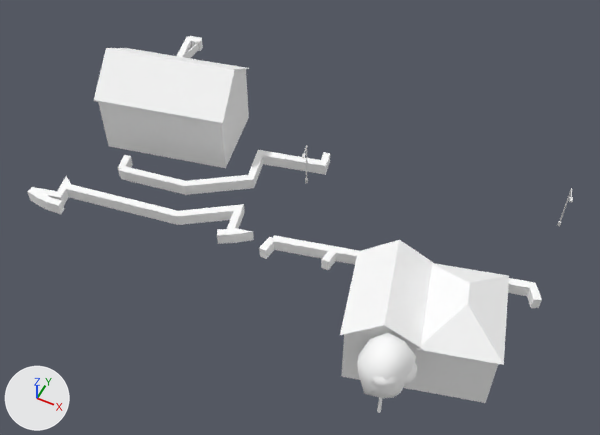
Two versions of the glTF model cities/arlov-borggatan/pack/tiles/c-9_-9.glb, one commit apart.
One viewpoint serves both versions: a 50 mm camera at (-479.2, -559.2, 68.2) aimed at (-505.9, -505.8, 1.5). The axes (+X, +Y, +Z) are drawn at lower left. The lights are the same throughout. The first picture is the older version. Where no turn or scale is listed for an object, it has been applied to the vertices. Vertices at exactly the same position are counted once.

The first picture shows 'SM_Building_w208688025', 'SM_Building_w208689945', 'SM_Building_w365052800', 'SM_Street_Furniture_-9_-9', 'SM_Trees_-9_-9', 'SM_Wall_Fence_-9_-9', 'SM_Wall_Hedge_-9_-9'.
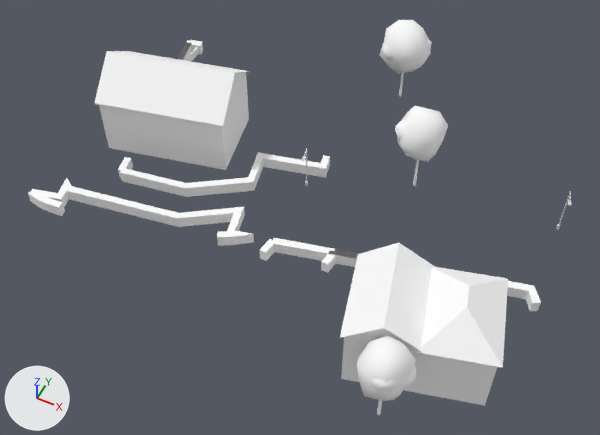
Changed parts and their boxes [x1, y1, x2, y2] in the pictures (600 x 435 px; the box of a moved part takes in the faces that stretch with it):
'SM_Building_w208688025', moved: before [94, 48, 249, 168]; after [94, 51, 249, 170]
'SM_Wall_Hedge_-9_-9', reshaped, moved: before [27, 36, 542, 308]; after [28, 40, 541, 311]
'SM_Building_w365052800', moved: before [413, 264, 509, 403]; after [412, 267, 508, 406]
'SM_Building_w208689945', moved: before [340, 240, 435, 390]; after [340, 243, 435, 392]
'SM_Trees_-9_-9', reshaped, moved, rescaled (51% wider, 389% taller): before [357, 333, 417, 413]; after [357, 20, 448, 415]
'SM_Street_Furniture_-9_-9', moved: before [302, 145, 573, 227]; after [302, 148, 571, 230]
'SM_Wall_Fence_-9_-9', moved: before [185, 36, 202, 58]; after [185, 40, 201, 61]
part 1 of me_sm_trees__9__9, moved or reshaped: before [377, 398, 382, 413]; after [399, 73, 404, 96]
part 2 of me_sm_trees__9__9, added: after [413, 160, 419, 186]
part 3 of me_sm_trees__9__9, moved or reshaped: before [357, 333, 416, 398]; after [357, 335, 416, 401]
part 4 of me_sm_trees__9__9, moved or reshaped (mostly hidden): before [404, 362, 417, 385]; after [403, 365, 416, 387]
part 5 of me_sm_trees__9__9, moved or reshaped: before [370, 376, 400, 387]; after [369, 379, 399, 390]
part 6 of me_sm_trees__9__9, added: after [380, 20, 431, 74]
part 7 of me_sm_trees__9__9, added (mostly hidden): after [382, 43, 394, 60]
part 8 of me_sm_trees__9__9, added: after [397, 106, 448, 162]
part 9 of me_sm_trees__9__9, added: after [395, 119, 405, 141]
part 10 of me_sm_wall_hedge__9__9, moved or reshaped: before [27, 150, 358, 270]; after [28, 153, 360, 273]
part 11 of me_sm_wall_hedge__9__9, moved or reshaped: before [177, 36, 203, 57]; after [177, 40, 203, 60]
part 12 of me_sm_wall_hedge__9__9, moved or reshaped: before [509, 278, 540, 294]; after [508, 281, 539, 297]

Diff of the bpy script that builds the scene:
```diff
--- a/cities/arlov-borggatan/pack/tiles/c-9_-9.glb.py
+++ b/cities/arlov-borggatan/pack/tiles/c-9_-9.glb.py
@@ me_sm_trees__9__9 @@
 # used by ob_sm_trees__9__9; location = (-489.41, -522.83, 5.75); scale = (5.44, 5.44, 5.44)
-me_sm_trees__9__9.from_pydata(...)  # 138 vertices, 252 faces; spans x -0.47..0.47, y -0.46..0.46, z -1.0..1.0
+me_sm_trees__9__9.from_pydata(...)  # 414 vertices, 756 faces; spans x -0.43..0.43, y -1.0..1.0, z -0.23..0.23
+# me_sm_trees__9__9 part 1: the loose piece of 12 vertices spanning x -0.05..0.02, y -0.01..0.05, z -1.0..-0.15 is scaled about its middle by (0.219, 0.219, 0.226), then moved by (-0.29, 0.86, 0.44)
+# me_sm_trees__9__9 part 2: the loose piece of 12 vertices spanning x -0.05..0.02, y -0.01..0.05, z -1.0..-0.15 is copied, and the copy is scaled about its middle by (0.228, 0.228, 0.23), then moved by (0.01, 0.28, 0.44); it spans x -0.01..0.01, y 0.29..0.31, z -0.23..-0.03
+# me_sm_trees__9__9 part 3: the loose piece of 42 vertices spanning x -0.47..0.39, y -0.41..0.46, z -0.19..1.0 is scaled about its middle by 0.228, then moved by (0.35, -0.91, -0.32)
+# me_sm_trees__9__9 part 4: the loose piece of 42 vertices spanning x -0.07..0.47, y -0.19..0.33, z 0.19..0.59 is scaled about its middle by 0.228, then moved by (0.17, -0.95, -0.3)
+# me_sm_trees__9__9 part 5: the loose piece of 42 vertices spanning x -0.17..0.3, y -0.46..0.03, z 0.39..0.77 is scaled about its middle by 0.228, then moved by (0.27, -0.73, -0.45)
+# me_sm_trees__9__9 part 6: a new loose piece of 42 vertices spanning x -0.43..-0.18, y 0.76..1.0, z -0.04..0.23, in mat_m_leaf (white #ffffff)
+# me_sm_trees__9__9 part 7: a new loose piece of 42 vertices spanning x -0.42..-0.27, y 0.76..0.91, z 0.03..0.16, in mat_m_leaf (white #ffffff)
+# me_sm_trees__9__9 part 8: a new loose piece of 42 vertices spanning x -0.12..0.1, y 0.19..0.4, z -0.05..0.21, in mat_m_leaf (white #ffffff)
+# me_sm_trees__9__9 part 9: a new loose piece of 42 vertices spanning x -0.12..0.01, y 0.22..0.35, z 0.06..0.16, in mat_m_leaf (white #ffffff)
+# other edits to the shape of me_sm_trees__9__9 do not show in these pictures
 me_sm_trees__9__9.materials.append(mat_m_bark_wood)
@@ me_sm_wall_hedge__9__9 @@
-me_sm_wall_hedge__9__9.from_pydata(...)  # 240 vertices, 353 faces; spans x -27.4..27.4, y -16.3..16.3, z -0.9..0.9
+me_sm_wall_hedge__9__9.from_pydata(...)  # 234 vertices, 341 faces; spans x -27.4..27.4, y -16.3..16.3, z -0.7..0.7
+# me_sm_wall_hedge__9__9 part 10: 17 vertices moved from x -6.1..6.6, y -11.8..-2.7, z -0.8..0.6 to x -5.9..6.6, y -11.8..-3.3, z -0.7..0.7; 121 vertices removed from x -27.4..6.6, y -16.3..2.3, z -0.9..0.7; 116 vertices added at x -27.4..12.1, y -16.3..-2.9, z -0.7..0.7
+# me_sm_wall_hedge__9__9 part 11: 6 vertices moved from x -26.4..-25.4, y 11.1..15.6, z -0.6..0.9 to x -26.4..-25.4, y 11.1..15.6, z -0.7..0.7; 14 vertices removed from x -26.5..-24.3, y 12.3..16.3, z -0.6..0.9; 14 vertices added at x -26.5..-24.3, y 12.3..16.3, z -0.7..0.7
+# me_sm_wall_hedge__9__9 part 12: 3 vertices removed from x 19.6..27.1, y -5.3..-3.4, z 0.6..0.8; 2 vertices added at x 19.6..26.3, y -5.8..-3.4, z -0.1..0.7
 me_sm_wall_hedge__9__9.materials.append(mat_m_hedge)
@@ ob_sm_building_w208688025 @@
 ob_sm_building_w208688025 = bpy.data.objects.new('SM_Building_w208688025', me_sm_building_w208688025)
-ob_sm_building_w208688025.location = (-525.7, -498.7, 5.48)
+ob_sm_building_w208688025.location = (-525.7, -498.7, 5.12)
@@ ob_sm_building_w208689945 @@
 ob_sm_building_w208689945 = bpy.data.objects.new('SM_Building_w208689945', me_sm_building_w208689945)
-ob_sm_building_w208689945.location = (-491.96, -515.67, 5.09)
+ob_sm_building_w208689945.location = (-491.96, -515.67, 4.68)
@@ ob_sm_building_w365052800 @@
 ob_sm_building_w365052800 = bpy.data.objects.new('SM_Building_w365052800', me_sm_building_w365052800)
-ob_sm_building_w365052800.location = (-485.48, -514.01, 5.13)
+ob_sm_building_w365052800.location = (-485.48, -514.01, 4.68)
@@ ob_sm_street_furniture__9__9 @@
 ob_sm_street_furniture__9__9 = bpy.data.objects.new('SM_Street_Furniture_-9_-9', me_sm_street_furniture__9__9)
-ob_sm_street_furniture__9__9.location = (-494.25, -497.51, 3.32)
+ob_sm_street_furniture__9__9.location = (-494.25, -497.51, 2.82)
@@ ob_sm_trees__9__9 @@
 ob_sm_trees__9__9 = bpy.data.objects.new('SM_Trees_-9_-9', me_sm_trees__9__9)
-ob_sm_trees__9__9.location = (-489.41, -522.83, 5.75)
-ob_sm_trees__9__9.scale = (5.44, 5.44, 5.44)
+ob_sm_trees__9__9.location = (-497.08, -501.44, 5.41)
+ob_sm_trees__9__9.scale = (23.9, 23.9, 23.9)
@@ ob_sm_wall_fence__9__9 @@
 ob_sm_wall_fence__9__9 = bpy.data.objects.new('SM_Wall_Fence_-9_-9', me_sm_wall_fence__9__9)
-ob_sm_wall_fence__9__9.location = (-532.6, -485.6, 0.96)
+ob_sm_wall_fence__9__9.location = (-532.6, -485.6, 0.38)
@@ ob_sm_wall_hedge__9__9 @@
 ob_sm_wall_hedge__9__9 = bpy.data.objects.new('SM_Wall_Hedge_-9_-9', me_sm_wall_hedge__9__9)
-ob_sm_wall_hedge__9__9.location = (-507.15, -499.85, 0.95)
+ob_sm_wall_hedge__9__9.location = (-507.15, -499.85, 0.5)
```
